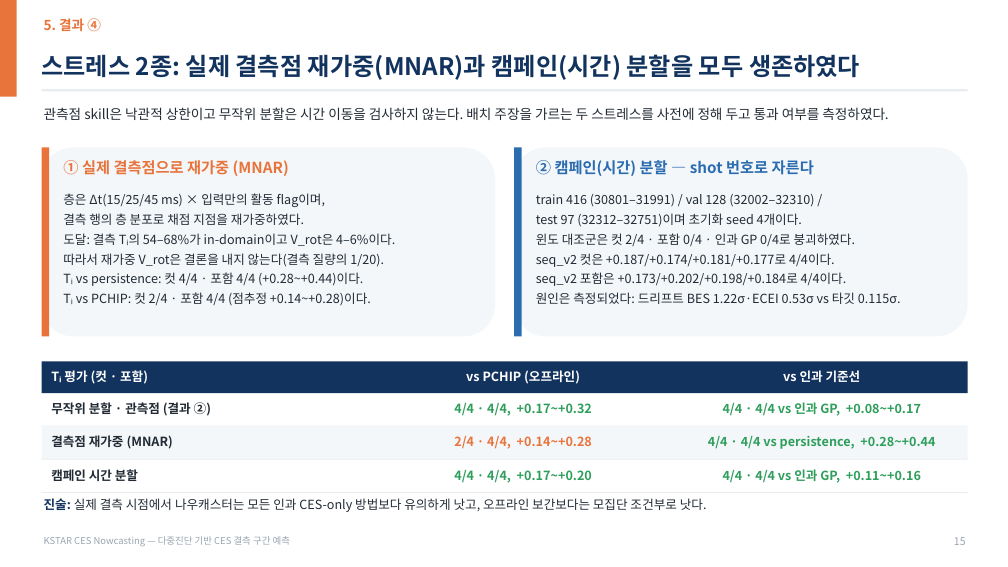
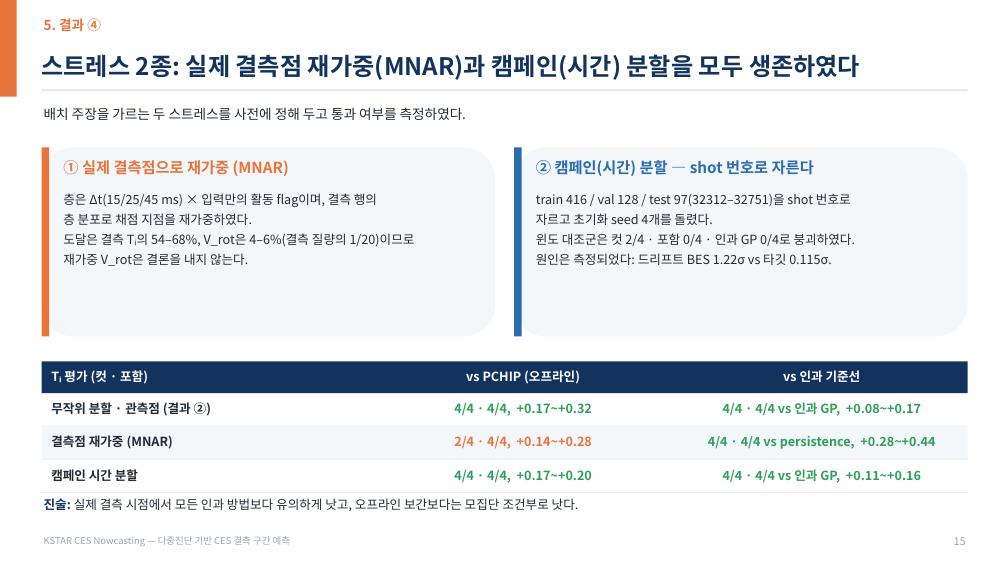
Before and after one commit to iseungsang01/ml-intern-revision, a slide deck: slide 16 of docs/presentation/KSTAR_CES_발표자료_20분.pptx. Drawn at 1008x567 pixels with LibreOffice and Linux fonts; fonts in the diff are those of the drawing. Boxes give left, top, right and bottom in pixels: in the first picture for what was removed or moved away, otherwise in the second. Text is boxed around its words. In the diff, an @@ line names an element or a change of style, - is before the commit and + after.

```diff
--- a/docs/presentation/KSTAR_CES_발표자료_20분.pptx
+++ b/docs/presentation/KSTAR_CES_발표자료_20분.pptx
@@ text at (44,107,466,120): text changed @@
-관측점 skill은 낙관적 상한이고 무작위 분할은 시간 이동을 검사하지 않는다. 배치 주장을 가르는 두 스트레스를 사전에 정해 두고 통과 여부를 측정하였다.
+배치 주장을 가르는 두 스트레스를 사전에 정해 두고 통과 여부를 측정하였다.
@@ text at (63,193,415,266): text changed @@
-층은 Δt(15/25/45 ms) × 입력만의 활동 flag이며,
-결측 행의 층 분포로 채점 지점을 재가중하였다.
-도달: 결측 Tᵢ의 54–68%가 in-domain이고 V_rot은 4–6%이다.
-따라서 재가중 V_rot은 결론을 내지 않는다(결측 질량의 1/20).
-Tᵢ vs persistence: 컷 4/4 · 포함 4/4 (+0.28~+0.44)이다.
-Tᵢ vs PCHIP: 컷 2/4 · 포함 4/4 (점추정 +0.14~+0.28)이다.
+층은 Δt(15/25/45 ms) × 입력만의 활동 flag이며, 결측 행의
+층 분포로 채점 지점을 재가중하였다.
+도달은 결측 Tᵢ의 54–68%, V_rot은 4–6%(결측 질량의 1/20)이므로
+재가중 V_rot은 결론을 내지 않는다.
@@ text at (536,193,851,225): text changed @@
-train 416 (30801–31991) / val 128 (32002–32310) /
-test 97 (32312–32751)이며 초기화 seed 4개이다.
+train 416 / val 128 / test 97(32312–32751)을 shot 번호로
+자르고 초기화 seed 4개를 돌렸다.
@@ text at (536,253,832,265): text changed @@
-seq_v2 컷은 +0.187/+0.174/+0.181/+0.177로 4/4이다.
-seq_v2 포함은 +0.173/+0.202/+0.198/+0.184로 4/4이다.
-원인은 측정되었다: 드리프트 BES 1.22σ·ECEI 0.53σ vs 타깃 0.115σ.
+원인은 측정되었다: 드리프트 BES 1.22σ vs 타깃 0.115σ.
@@ text at (44,498,579,511): text changed @@
-진술: 실제 결측 시점에서 나우캐스터는 모든 인과 CES-only 방법보다 유의하게 낫고, 오프라인 보간보다는 모집단 조건부로 낫다.
+진술: 실제 결측 시점에서 모든 인과 방법보다 유의하게 낫고, 오프라인 보간보다는 모집단 조건부로 낫다.
```
Also in this commit, not shown: 11 other slides changed, 6 other files.
